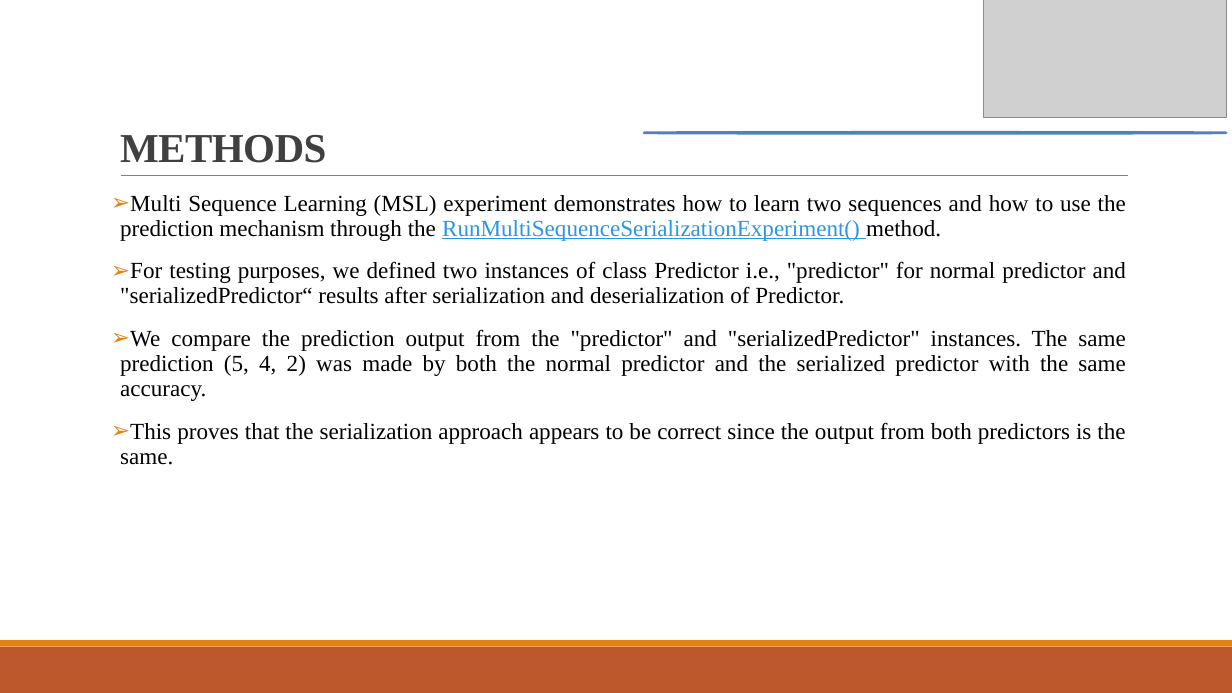
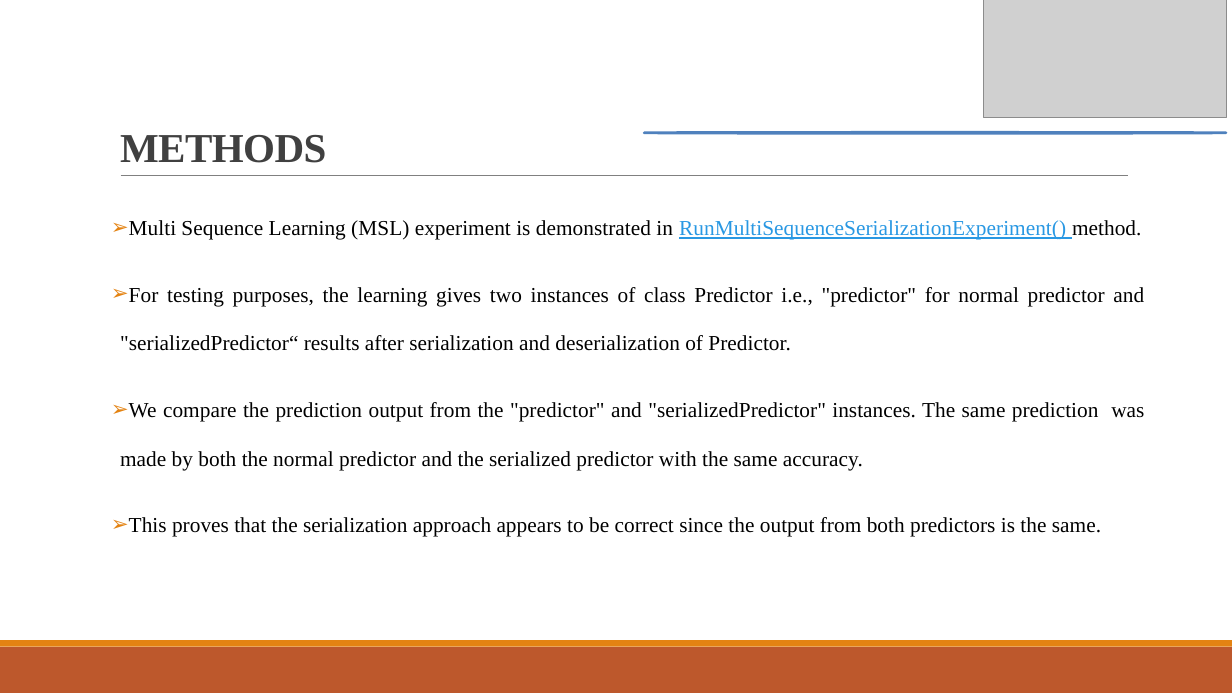
Before and after one commit to Hungbth2000/tm_msl_serialization, a slide deck: slide 5 of source/MySeProject/Documentation/Implement Temporal Memory Learning sample with Serialization.pptx. Drawn at 1232x693 pixels with LibreOffice and Linux fonts; fonts in the diff are those of the drawing; grey boxes stand for pictures. Boxes give left, top, right and bottom in pixels: in the first picture for what was removed or moved away, otherwise in the second. Text is boxed around its words. In the diff, an @@ line names an element or a change of style, - is before the commit and + after.

```diff
--- a/source/MySeProject/Documentation/Implement Temporal Memory Learning sample with Serialization.pptx
+++ b/source/MySeProject/Documentation/Implement Temporal Memory Learning sample with Serialization.pptx
@@ text at box(120, 220, 1144, 471): text changed; size 18 to 16.6 pt @@
-➢ Multi Sequence Learning (MSL) experiment demonstrates how to learn two sequences and how to use the prediction mechanism through the RunMultiSequenceSerializationExperiment() method.
-➢ For testing purposes, we defined two instances of class Predictor i.e., "predictor" for normal predictor and "serializedPredictor“ results after serialization and deserialization of Predictor.
-➢ We compare the prediction output from the "predictor" and "serializedPredictor" instances. The same prediction (5, 4, 2) was made by both the normal predictor and the serialized predictor with the same accuracy.
+➢ Multi Sequence Learning (MSL) experiment is demonstrated in RunMultiSequenceSerializationExperiment() method.
+➢ For testing purposes, the learning gives two instances of class Predictor i.e., "predictor" for normal predictor and "serializedPredictor“ results after serialization and deserialization of Predictor.
+➢ We compare the prediction output from the "predictor" and "serializedPredictor" instances. The same prediction was made by both the normal predictor and the serialized predictor with the same accuracy.
@@ text at box(129, 517, 1101, 537): size 18 to 16.6 pt in "This proves that the serialization approach appears ..."; line spacing 0.9 to 1.9 @@
```
Also in this commit, not shown: 4 other slides changed, 1 other file.
